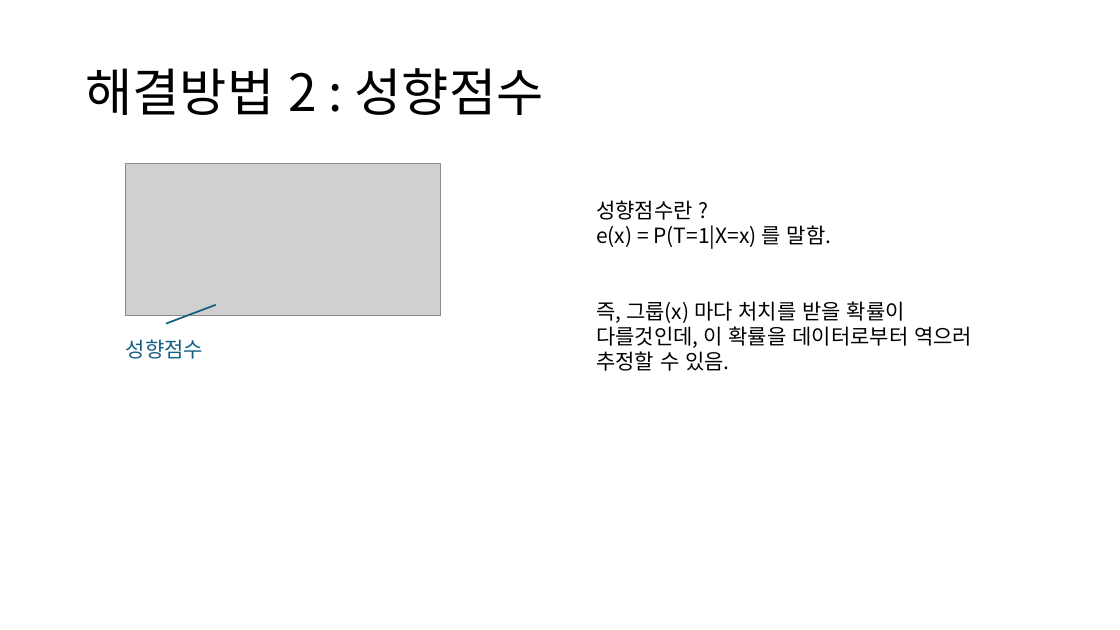
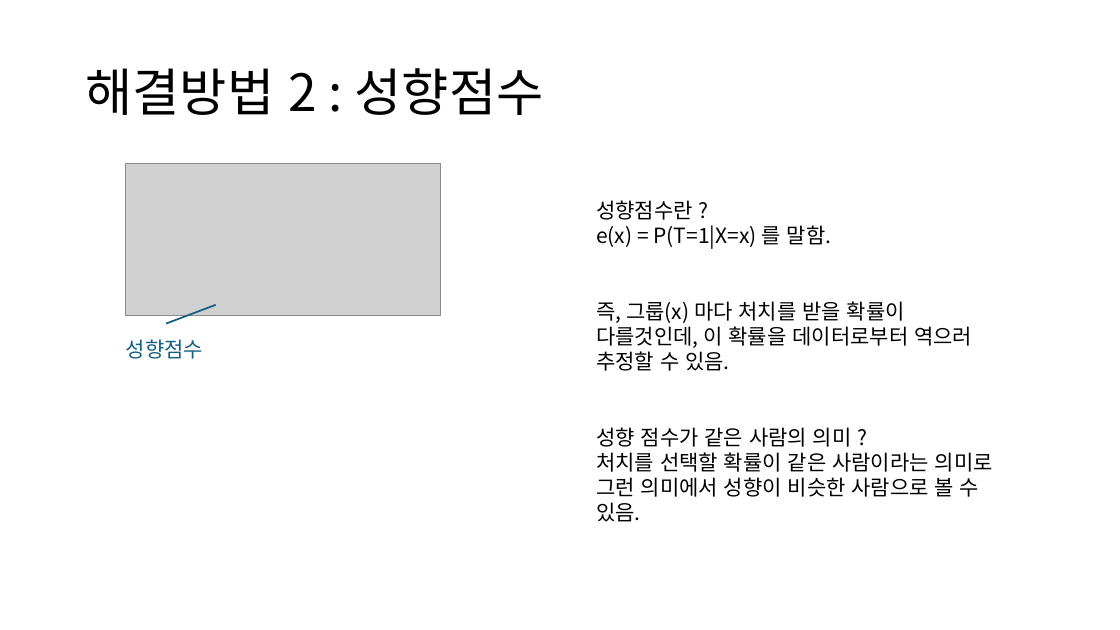
Before and after one commit to Minsoo1036/Causal_Inference_Study, a slide deck: slide 12 of causal_6week.pptx. Drawn at 1120x630 pixels with LibreOffice and Linux fonts; fonts in the diff are those of the drawing; grey boxes stand for pictures. Boxes give left, top, right and bottom in pixels: in the first picture for what was removed or moved away, otherwise in the second. Text is boxed around its words. In the diff, an @@ line names an element or a change of style, - is before the commit and + after.

```diff
--- a/causal_6week.pptx
+++ b/causal_6week.pptx
@@ text at (x1=596, y1=427, x2=993, y2=522): paragraphs added @@
+성향 점수가 같은 사람의 의미 ?
+처치를 선택할 확률이 같은 사람이라는 의미로 그런 의미에서 성향이 비슷한 사람으로 볼 수 있음.
```
Also in this commit, not shown: 2 other slides changed.
